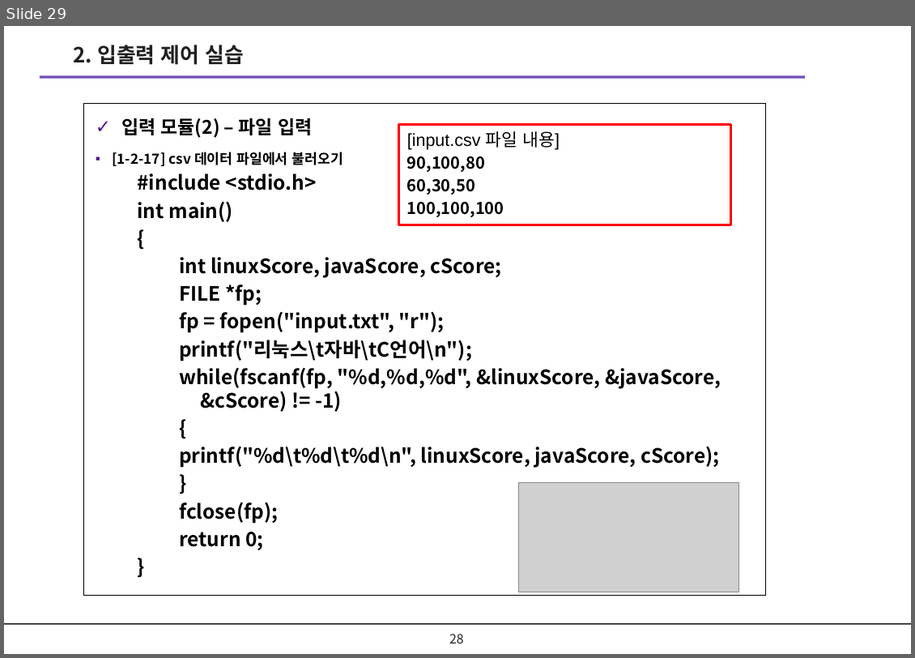
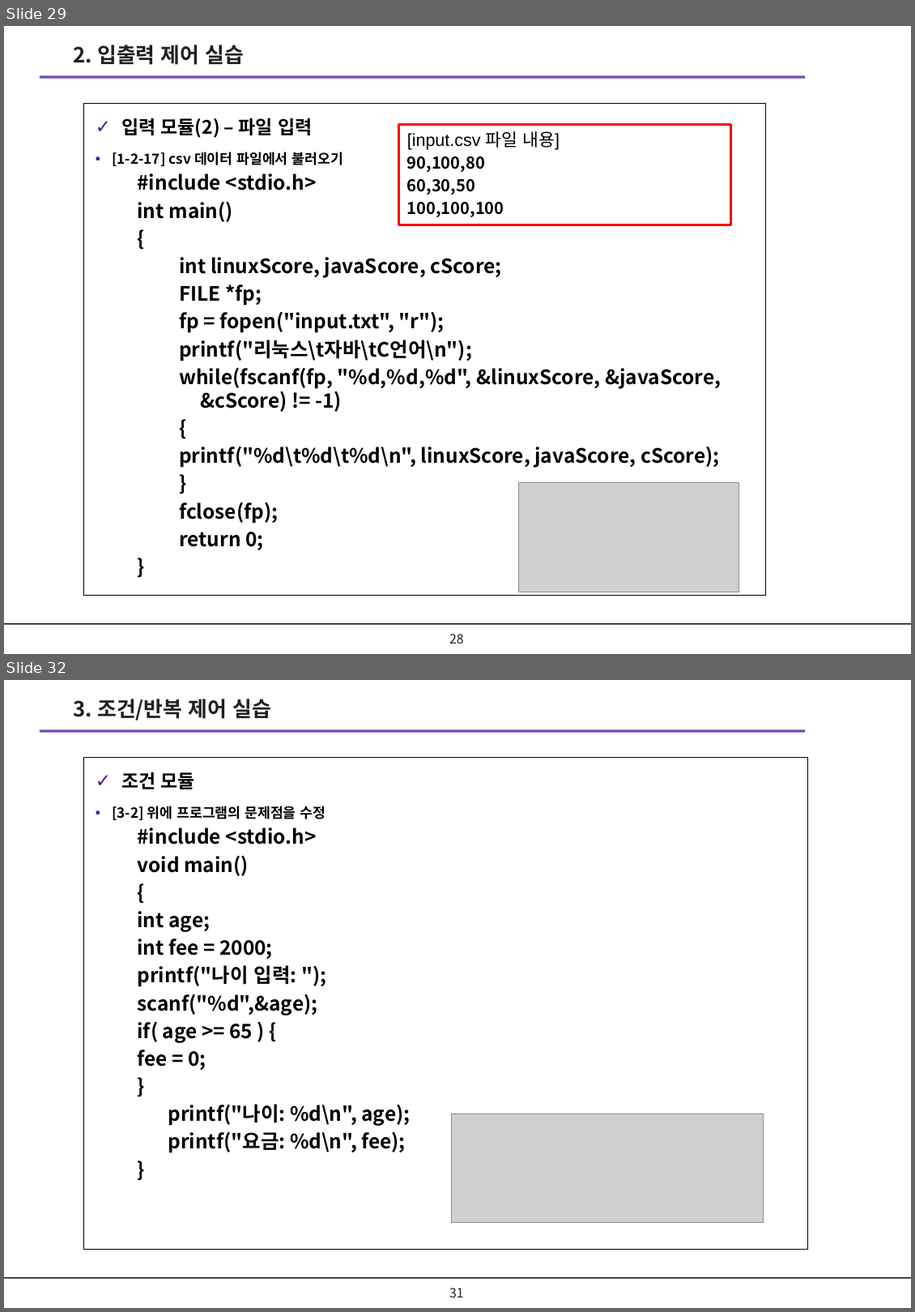
Before and after one commit to kimyudoo/KOPO_PBL_CODING, a slide deck: ppt/문제해결을위한_소프트웨어코딩_PBL_1_기본.pptx. Shown one above the other, each under a label of ours: slide 29 before the commit, slides 29 and 32 after it; the slides between them are not shown. The pictures are 915x658 and 915x1312 pixels, drawn with LibreOffice and Linux fonts; fonts in the diff are those of the drawing; grey boxes stand for pictures; background and template pictures are left out. Boxes give left, top, right and bottom in pixels: in the first picture for what was removed or moved away, otherwise in the second. Text is boxed around its words. In the diff, an @@ line names an element or a change of style, - is before the commit and + after.

```diff
--- a/ppt/문제해결을위한_소프트웨어코딩_PBL_1_기본.pptx
+++ b/ppt/문제해결을위한_소프트웨어코딩_PBL_1_기본.pptx
@@ slide 32 added at (4,680,911,1308), background #FFFFFF; not listed: 2 template elements that a slide beside it also shows @@
@@ text added at (74,699,271,720), 18 pt, text #221F1F, bold @@
+3. 조건/반복 제어 실습
@@ rectangle added at (83,757,808,1249), outline #000000 0.75 pt, 17 pt, text #000000, bold @@
+✓ 조건 모듈
+▪ [3-2] 위에 프로그램의 문제점을 수정
+  #include <stdio.h>
+  void main()
+  {
+  int age;
+  int fee = 2000;
+  printf("나이 입력: ");
+  scanf("%d",&age);
+  if( age >= 65 ) {
+  fee = 0;
+  }
+  printf("나이: %d\n", age);
+  printf("요금: %d\n", fee);
+  }
@@ picture added at (452,1114,764,1222) @@
@@ page number added at (450,1288,464,1297), 11 pt, text #221F1F @@
+31
```
Also in this commit, not shown: 1 slide changed, 32 other slides added, 3 other files.
